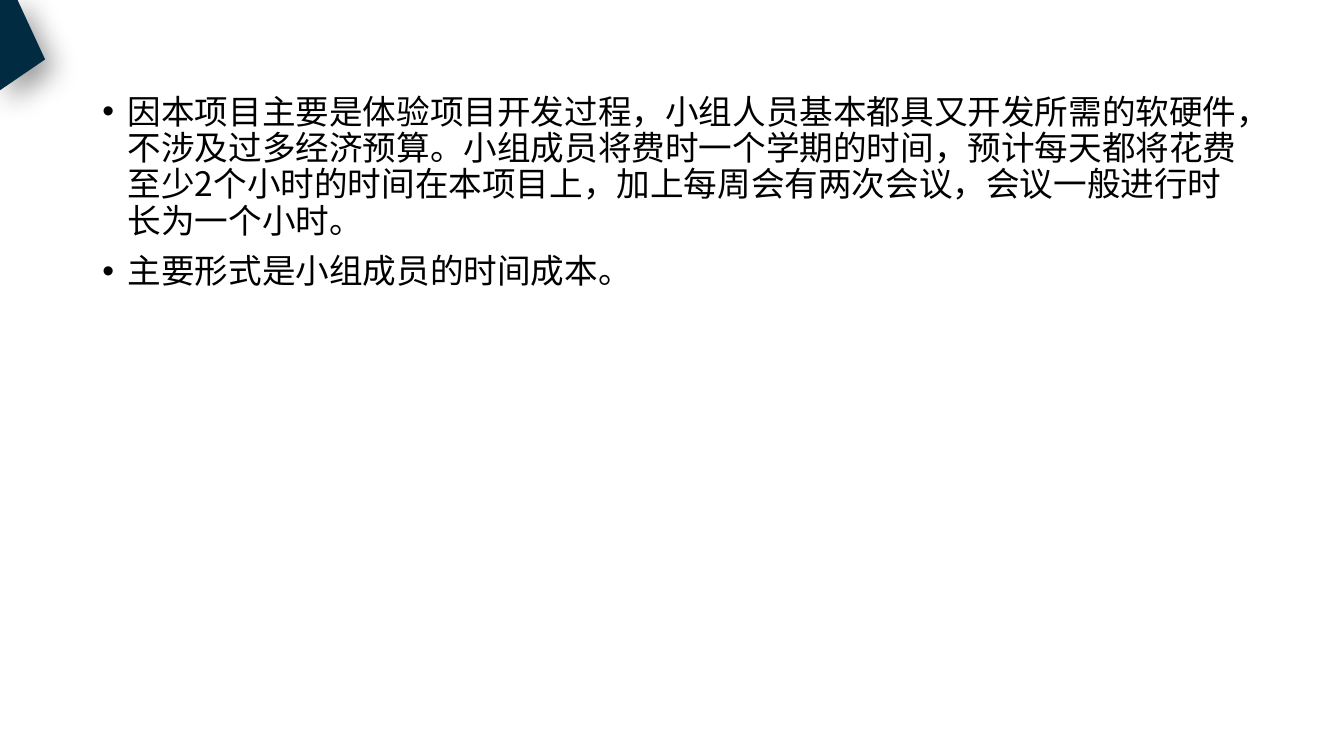
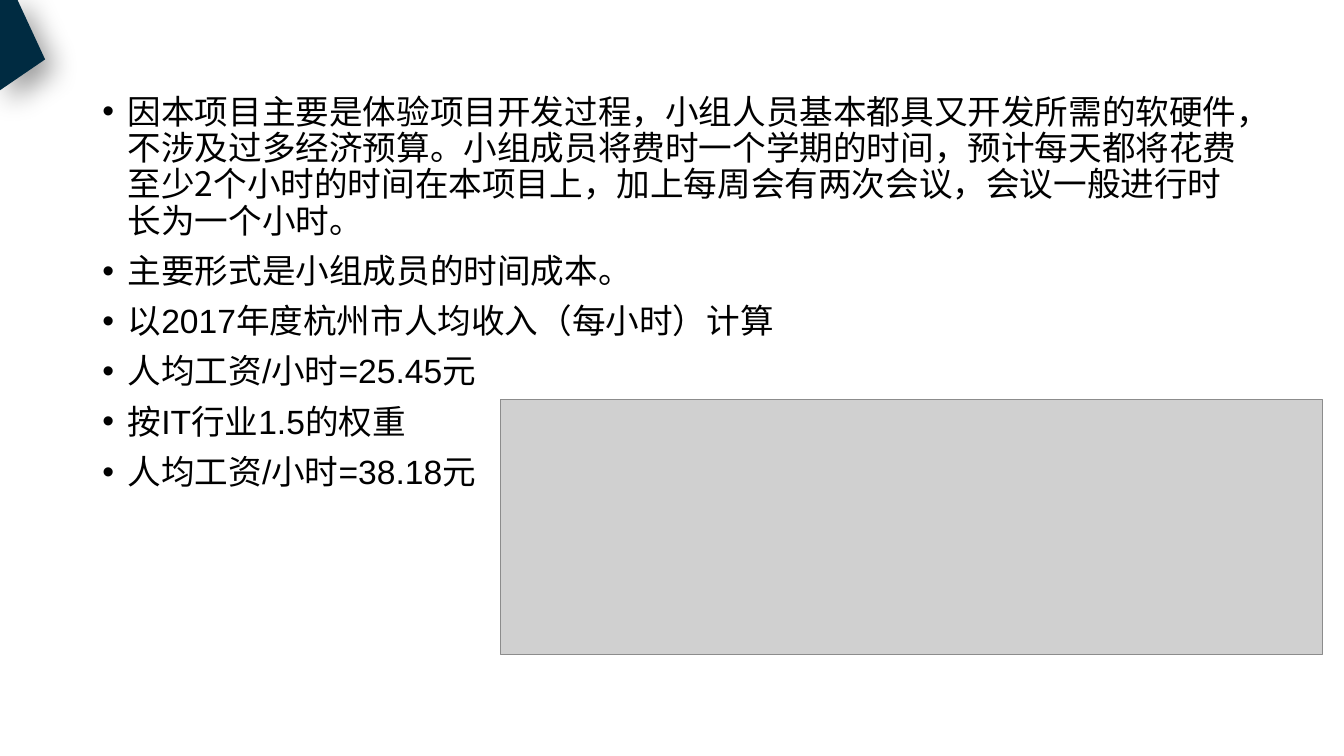
Before and after one commit to PRD2018-G18/PRD2018, a slide deck: slide 19 of 非受控文档/过程文档/需求工程计划/需求工程计划.pptx. Drawn at 1344x756 pixels with LibreOffice and Linux fonts; fonts in the diff are those of the drawing; grey boxes stand for pictures. Boxes give left, top, right and bottom in pixels: in the first picture for what was removed or moved away, otherwise in the second. Text is boxed around its words. In the diff, an @@ line names an element or a change of style, - is before the commit and + after.

```diff
--- a/非受控文档/过程文档/需求工程计划/需求工程计划.pptx
+++ b/非受控文档/过程文档/需求工程计划/需求工程计划.pptx
@@ text at <box>128,304,774,487</box>: paragraphs added @@
+• 以2017年度杭州市人均收入（每小时）计算
+• 人均工资/小时=25.45元
+• 按IT行业1.5的权重
+• 人均工资/小时=38.18元
@@ picture added at <box>501,399,1323,654</box> @@
```
Also in this commit, not shown: 4 other slides changed, 1 slide added, 6 other files.
